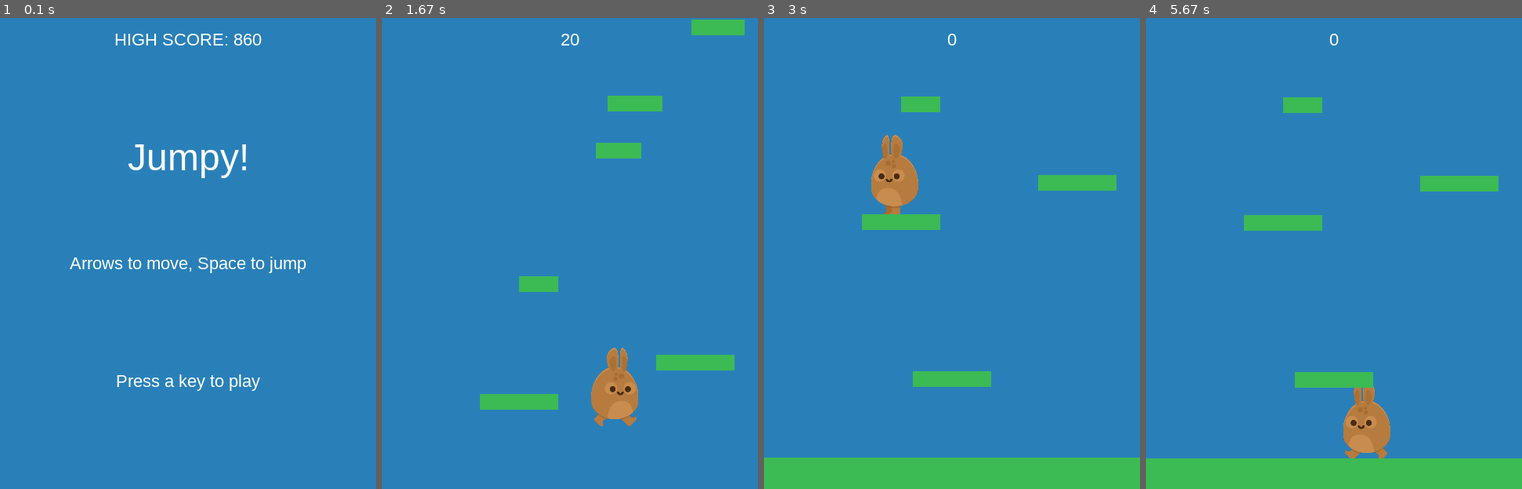
Above: before the commit, frames 1-4 (left to right).
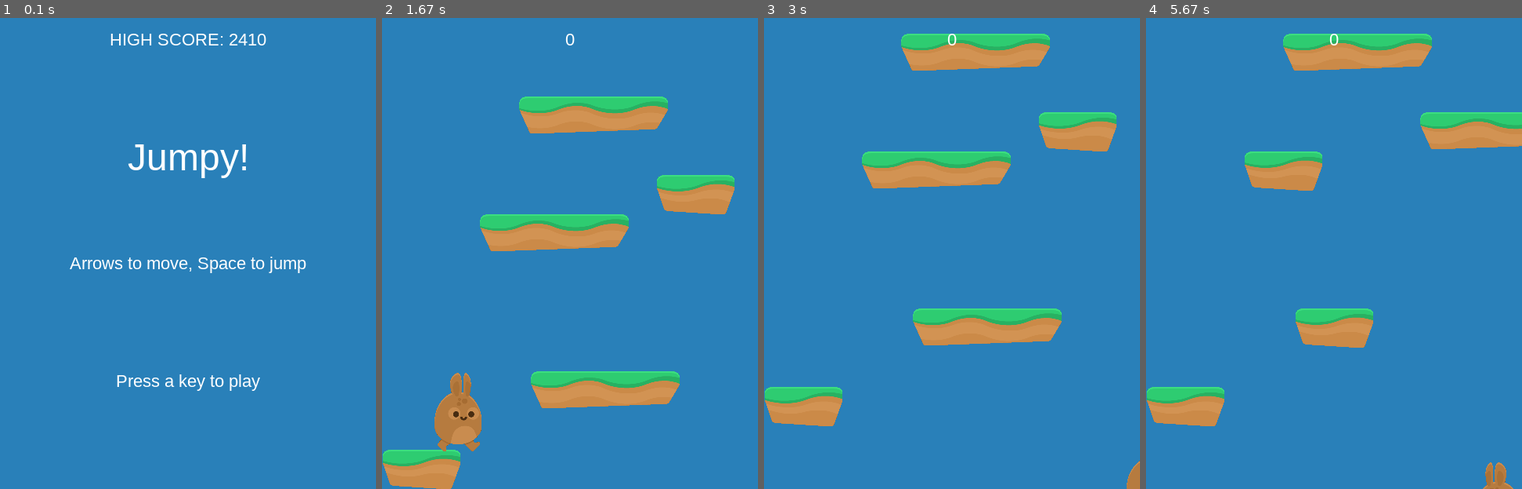
Above: after the commit, the same moments.

Repository: Seigakuin/platformer
Game: pygame game, started from main.py
The game is run twice, just before and just after one commit, with the same random seed, the same clock (stepped at 60 frames per second) and the same inputs.
Inputs:
- Up to frame 1 (0.1 s): no input
- Up to frame 2 (1.67 s): hold Right 0.33-0.8 s; tap Space at 0.83 s; hold Right from 1.33 s (still down)
- Up to frame 3 (3 s): release Right at 1.8 s; hold Left 1.83-2.37 s; hold Left 2.4-2.8 s; hold Right from 2.83 s (still down)
- Up to frame 4 (5.67 s): release Right at 3.47 s; hold Left 3.5-3.97 s; hold Right 4-4.47 s; hold Right 4.5-4.97 s; hold Left 5-5.53 s; hold Left from 5.57 s (still down)

The runs differ from the first frame. In frame 1, 0.6% of the frame differs, in the area x 29-71%, y 3-6%; in frame 2, 16%; in frame 3, 21%, in the area x 0-100%, y 3-100%; in frame 4, 20%.

Commit message:
end of #12 / fixed serious jump bug rect.x tot rect.y

Diff:
--- a/highscore.txt
+++ b/highscore.txt
@@ -1 +1 @@
-860
+2410
--- a/main.py
+++ b/main.py
@@ -61,7 +61,7 @@
         self.all_sprites.add(self.player)
 
         for plat in PLATFORM_LIST:
-            p = Platform(*plat)
+            p = Platform(self, *plat)
             self.all_sprites.add(p)
             self.platforms.add(p)
         self.run()
@@ -87,9 +87,9 @@
 
         # もしplayerが画面上部1/4に達したら
         if self.player.rect.top <= HEIGHT / 4:
-            self.player.pos.y += abs(self.player.vel.y)  # abs = 絶対値を取得
+            self.player.pos.y += max(abs(self.player.vel.y), 2)  # abs = 絶対値を取得
             for plat in self.platforms:
-                plat.rect.y += abs(self.player.vel.y)
+                plat.rect.y += max(abs(self.player.vel.y), 2)
                 # 画面外に行ったplatformを消す
                 if plat.rect.top >= HEIGHT:
                     plat.kill()
@@ -110,9 +110,8 @@
         while len(self.platforms) < 6:
             width = random.randrange(50, 100)
 
-            p = Platform(random.randrange(0, WIDTH - width),
-                         random.randrange(-75, -30),
-                         width, 20)
+            p = Platform(self, random.randrange(0, WIDTH - width),
+                         random.randrange(-75, -30))
             self.platforms.add(p)
             self.all_sprites.add(p)
 
@@ -131,6 +130,7 @@
         # 描画
         self.screen.fill(BGCOLOR)
         self.all_sprites.draw(self.screen)
+        self.screen.blit(self.player.image, self.player.rect)
         self.draw_text(str(self.score), 22, WHITE, WIDTH / 2, 15)
         pg.display.flip()
 
--- a/settings.py
+++ b/settings.py
@@ -14,11 +14,11 @@
 PLAYER_JUMP = 20
 
 # Starting platforms
-PLATFORM_LIST = [(0, HEIGHT - 40, WIDTH, 40),
-                 (WIDTH / 2 - 50, HEIGHT * 3 / 4, 100, 20),
-                 (125, HEIGHT - 350, 100, 20),
-                 (350, 200, 100, 20),
-                 (175, 100, 50, 20)]
+PLATFORM_LIST = [(0, HEIGHT - 50),
+                 (WIDTH / 2 - 50, HEIGHT * 3 / 4),
+                 (125, HEIGHT - 350),
+                 (350, 200),
+                 (175, 100)]
 
 # define colors
 WHITE = (255, 255, 255)
--- a/sprites.py
+++ b/sprites.py
@@ -1,6 +1,7 @@
 # Sprite classes
 import pygame as pg
 from settings import *
+import random
 
 vec = pg.math.Vector2
 
@@ -21,8 +22,8 @@
         self.last_update = 0  # to keep time of animation
         self.image = self.standing_frames[0]
         self.rect = self.image.get_rect()
-        self.rect.center = (WIDTH / 2, HEIGHT / 2)
-        self.pos = vec(WIDTH / 2, HEIGHT / 2)
+        self.rect.center = (40, HEIGHT - 100)
+        self.pos = vec(40, HEIGHT - 100)
         self.vel = vec(0, 0)
         self.acc = vec(0, 0)
 
@@ -61,9 +62,9 @@
 
     def jump(self):
         # jump only if on a platform
-        self.rect.x += 1
+        self.rect.y += 2
         hits = pg.sprite.spritecollide(self, self.game.platforms, False)
-        self.rect.x -= 1
+        self.rect.y -= 2
         if hits:
             self.vel.y = -PLAYER_JUMP
 
@@ -135,10 +136,14 @@
 
 
 class Platform(pg.sprite.Sprite):
-    def __init__(self, x, y, w, h):
+    def __init__(self, game, x, y):
         super().__init__()
-        self.image = pg.Surface((w, h))
-        self.image.fill(GREEN)
+        self.game = game
+        # spritesheetから地面の画像を２つ取得
+        images = [self.game.spritesheet.get_image(0, 288, 380, 94),
+                  self.game.spritesheet.get_image(213, 1662, 201, 100)]
+        self.image = random.choice(images)  # 2つのうち１つをランダムに取得
+        self.image.set_colorkey((0, 0, 0))  # 背景を消す
         self.rect = self.image.get_rect()
         self.rect.x = x
         self.rect.y = y
